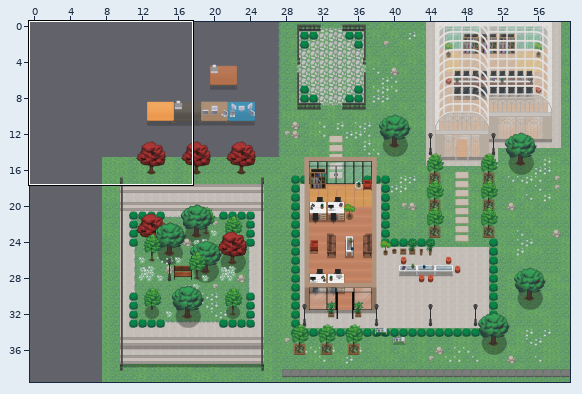
An edit to a level. Tiled map (JSON), map.tmj. The picture above shows the old version from afar; the outline marks the close-up.
Close-up. Before the edit:
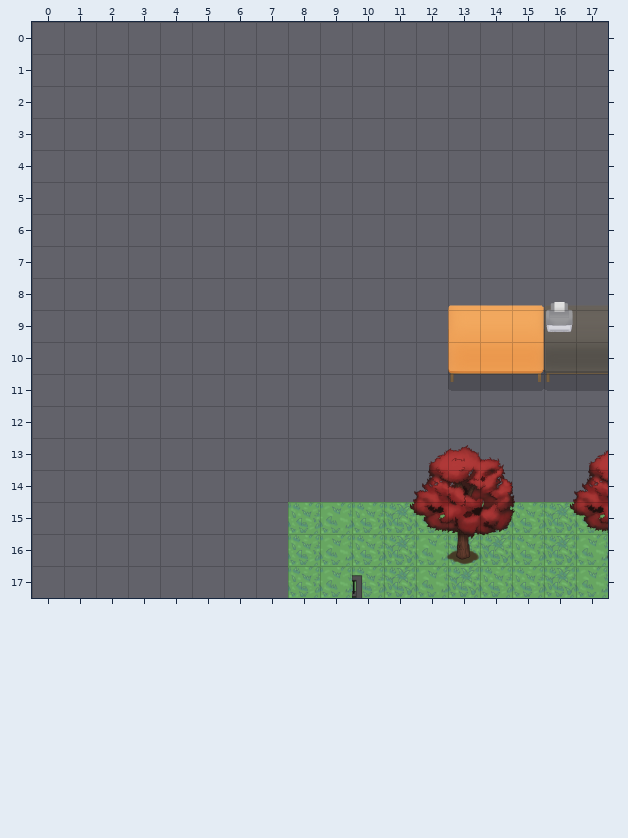
Cells are 32x32 px. Shown: x 0..17, y 0..17. The commit also changed other parts of the map, which this record leaves out.
After the commit:
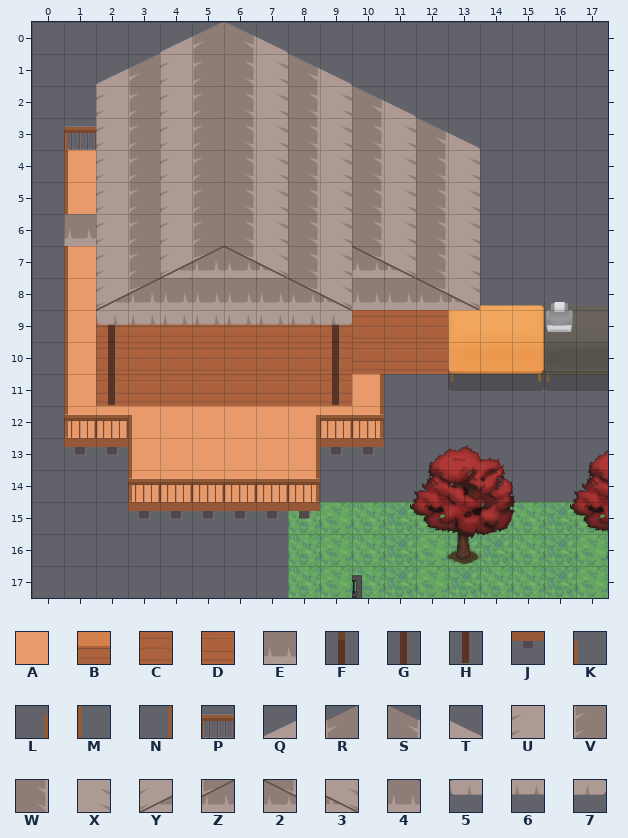
Key: from "Chunk 1": A 8, B 102, C 106, D 109, E 110, F 146, G 147, H 148, J 150, K 168, L 168 flipped left-right, M 174, N 174 flipped left-right; from "Chunk 2": P 99, Q 145, R 146, S 147, T 148, U 149, V 150, W 151, X 152, Y 153, Z 154, 2 155, 3 156, 4 157, 5 158, 6 159, 7 160.
_ is an empty cell.
Diff:
Layer "Floor":
There is now tile A in rows 4 to 5 at x 1; in rows 7 to 10 at x 1; in row 11 at x 1 and 10; in row 12 at x 1 to 10; in rows 13 to 14 at x 3 to 8.
Layer "wall":
There is now tile B in row 9 at x 2 to 9.
There is now tile C in row 9 at x 10 to 12; in row 10 at x 2 to 9.
There is now tile D in row 10 at x 10 to 12; in row 11 at x 2 to 9.
Layer "wall 2":
There is now tile F in row 9 at x 2 and 9.
There is now tile G in row 10 at x 2 and 9.
There is now tile H in row 11 at x 2 and 9.
There is now tile J in row 13 at x 1 to 2 and 9 to 10; in row 15 at x 3 to 8.
Layer "Fourniture 1":
There is now tile K in row 3 at x 1; in row 12 at x 3.
There is now tile L in row 12 at x 8.
There is now tile M in rows 4 to 5 at x 1; in rows 7 to 12 at x 1; in rows 13 to 14 at x 3.
There is now tile N in rows 11 to 12 at x 10; in rows 13 to 14 at x 8.
Layer "Furniture 2":
There is now tile P in row 3 at x 1; in row 12 at x 1 to 2 and 9 to 10; in row 14 at x 3 to 8.
Layer "above":
There is now tile 2 in row 7 at x 6 and 10; in row 8 at x 8 and 12.
There is now tile 3 in row 7 at x 7 and 11; in row 8 at x 9 and 13.
There is now tile 4 in row 8 at x 4, 7 and 11.
There is now tile 5 in row 9 at x 2.
There is now tile 6 in row 9 at x 3 to 8.
There is now tile 7 in row 9 at x 9.
There is now tile E in row 6 at x 1; in row 8 at x 5 to 6 and 10.
There is now tile Q in row 0 at x 4; in row 1 at x 2.
There is now tile R in row 0 at x 5; in row 1 at x 3.
There is now tile S in row 0 at x 6; in row 1 at x 8; in row 2 at x 10; in row 3 at x 12.
There is now tile T in row 0 at x 7; in row 1 at x 9; in row 2 at x 11; in row 3 at x 13.
There is now tile U in row 1 at x 4; in rows 2 to 6 at x 2 and 4; in row 7 at x 2.
There is now tile V in row 1 at x 5; in rows 2 to 6 at x 3 and 5; in row 7 at x 3.
There is now tile W in row 1 at x 6; in row 2 at x 6 and 8; in row 3 at x 6, 8 and 10; in rows 4 to 6 at x 6, 8, 10 and 12; in row 7 at x 8 and 12.
There is now tile X in row 1 at x 7; in row 2 at x 7 and 9; in row 3 at x 7, 9 and 11; in rows 4 to 6 at x 7, 9, 11 and 13; in row 7 at x 9 and 13.
There is now tile Y in row 7 at x 4; in row 8 at x 2.
There is now tile Z in row 7 at x 5; in row 8 at x 3.
Boxes around the changes in both close-ups, in picture pixels (x1, y1, x2, y2):
added: (64, 22, 480, 519)
